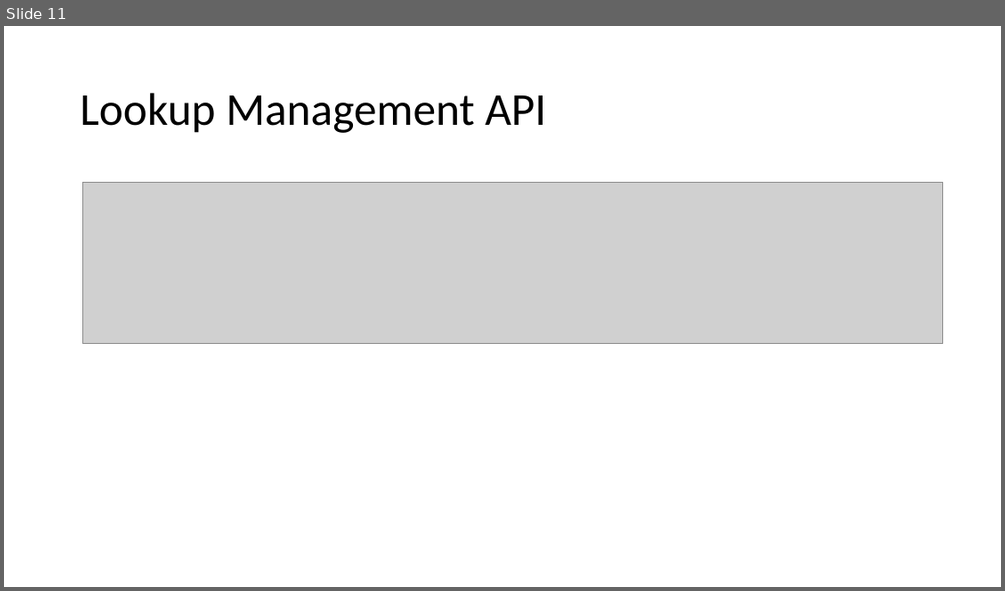
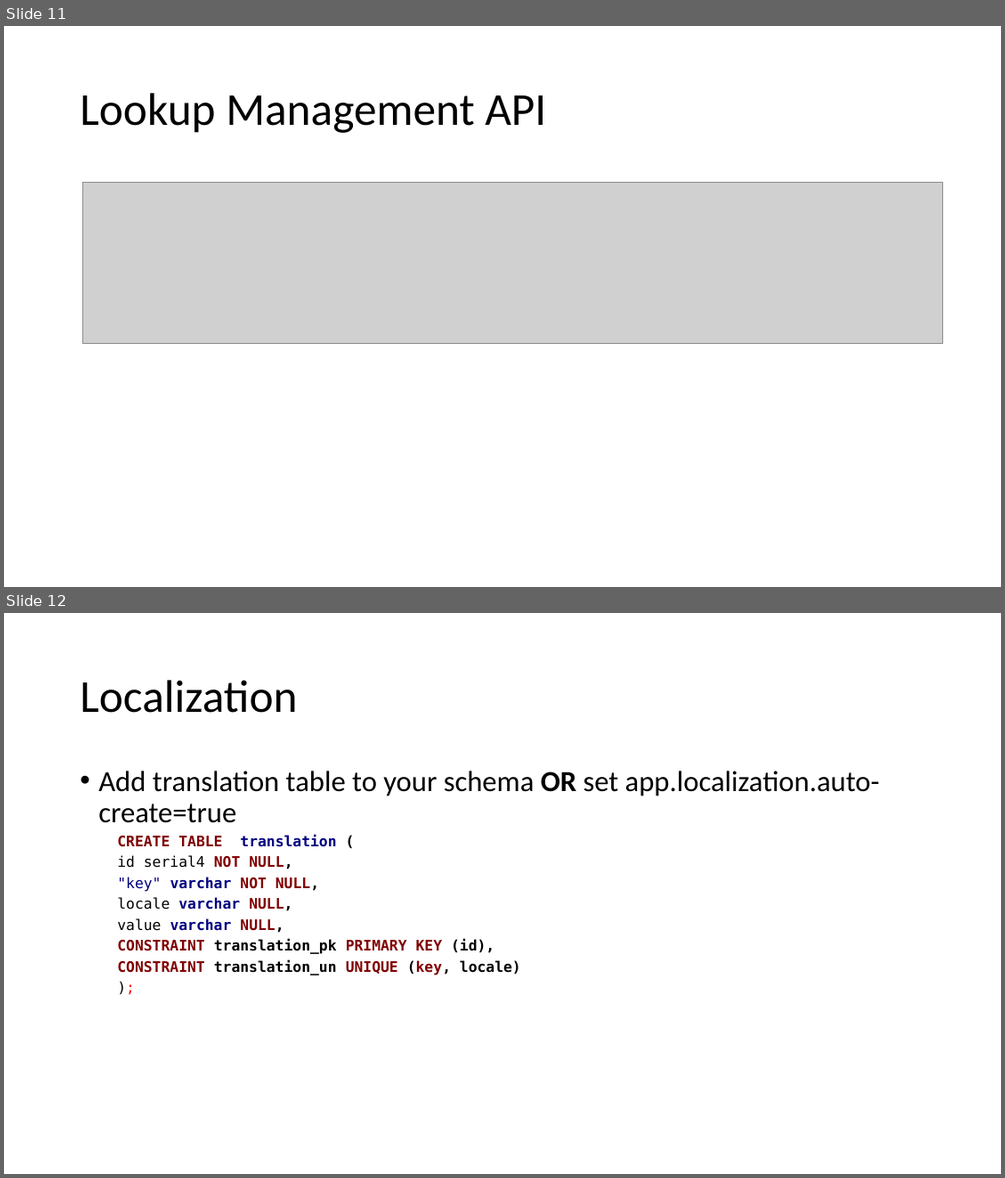
Before and after one commit to Oselan/commons, a slide deck: docs/LookupsDesign.pptx. Shown one above the other, each under a label of ours: slide 11 before the commit, slides 11 and 12 after it. The pictures are 1005x591 and 1005x1178 pixels, drawn with LibreOffice and Linux fonts; fonts in the diff are those of the drawing; grey boxes stand for pictures. Boxes give left, top, right and bottom in pixels: in the first picture for what was removed or moved away, otherwise in the second. Text is boxed around its words. In the diff, an @@ line names an element or a change of style, - is before the commit and + after.

```diff
--- a/docs/LookupsDesign.pptx
+++ b/docs/LookupsDesign.pptx
@@ slide 12 added at [4, 613, 1001, 1174], background #FFFFFF @@
@@ title added at [80, 680, 297, 713], 44 pt, text #000000 @@
+Localization
@@ text added at [98, 771, 880, 975], 14 pt, text #000000, bold @@
+• Add translation table to your schema OR set app.localization.auto-create=true
+  CREATE TABLE translation (
+  id serial4 NOT NULL,
+  "key" varchar NOT NULL,
+  locale varchar NULL,
+  value varchar NULL,
+  CONSTRAINT translation_pk PRIMARY KEY (id),
+  CONSTRAINT translation_un UNIQUE (key, locale)
+  );
```
Also in this commit, not shown: 1 slide changed, 3 other slides added, 48 other files.
